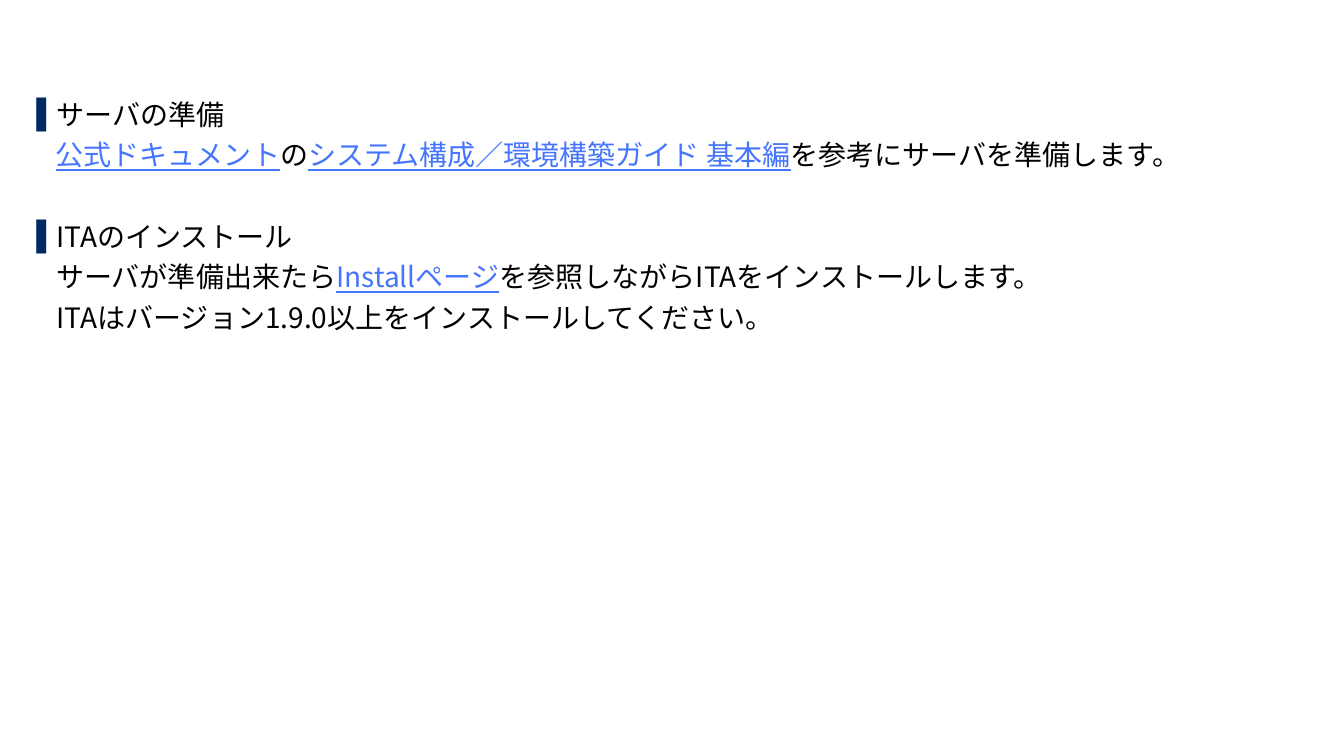
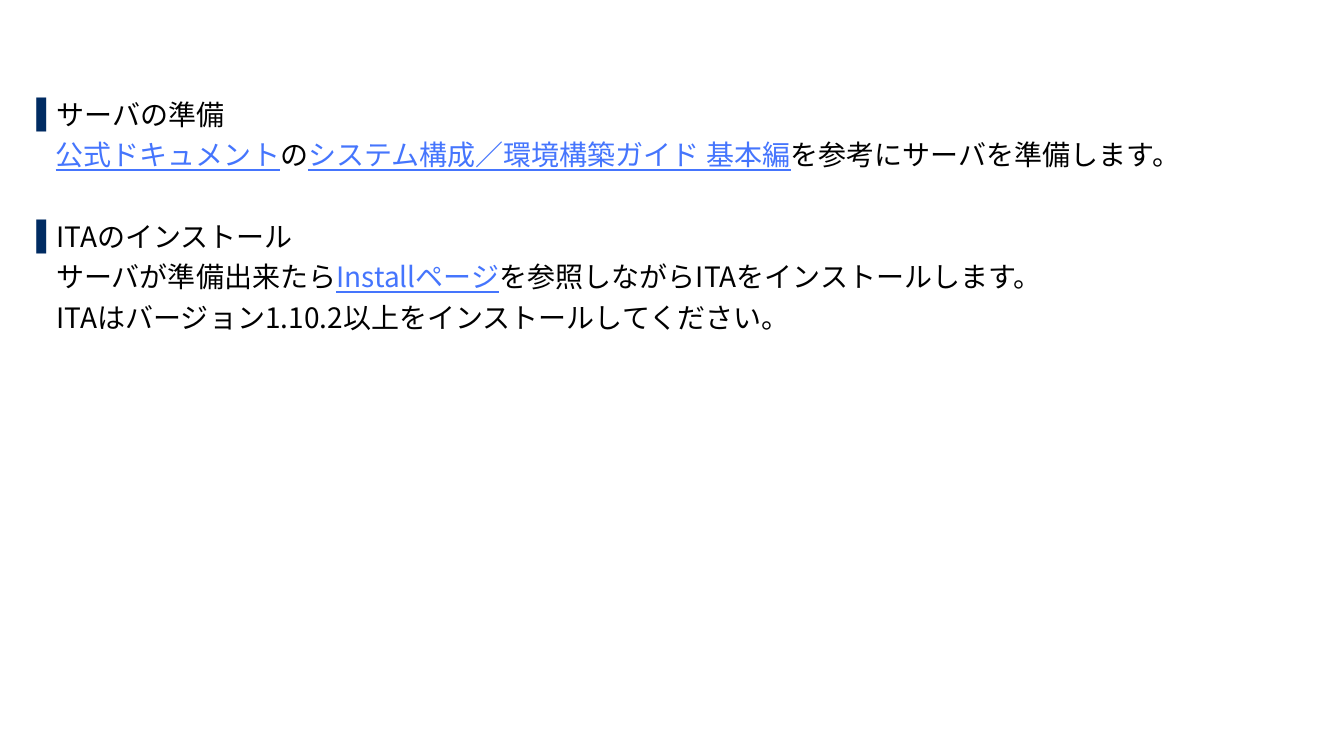
Before and after one commit to exastro-suite/SettingSamples-ITA-HyperV, a slide deck: slide 11 of docs/setting-samples-hyperv-install_ja.pptx. Drawn at 1344x756 pixels with LibreOffice and Linux fonts; fonts in the diff are those of the drawing; background and template pictures are left out. Boxes give left, top, right and bottom in pixels: in the first picture for what was removed or moved away, otherwise in the second. Text is boxed around its words. In the diff, an @@ line names an element or a change of style, - is before the commit and + after.

```diff
--- a/docs/setting-samples-hyperv-install_ja.pptx
+++ b/docs/setting-samples-hyperv-install_ja.pptx
@@ text at bbox=[57, 305, 790, 330]: text changed @@
-ITAはバージョン1.9.0以上をインストールしてください。
+ITAはバージョン1.10.2以上をインストールしてください。
```
Also in this commit, not shown: 2 other slides changed, 3 other files.
